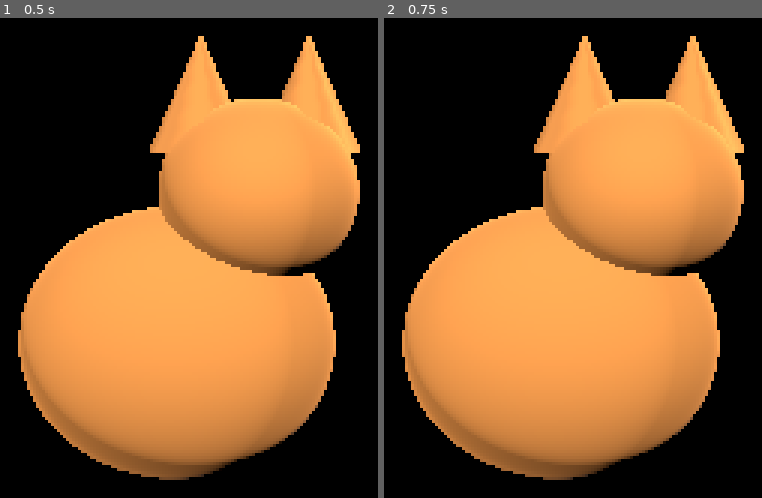
Above: before the commit, frames 1-2 (left to right).
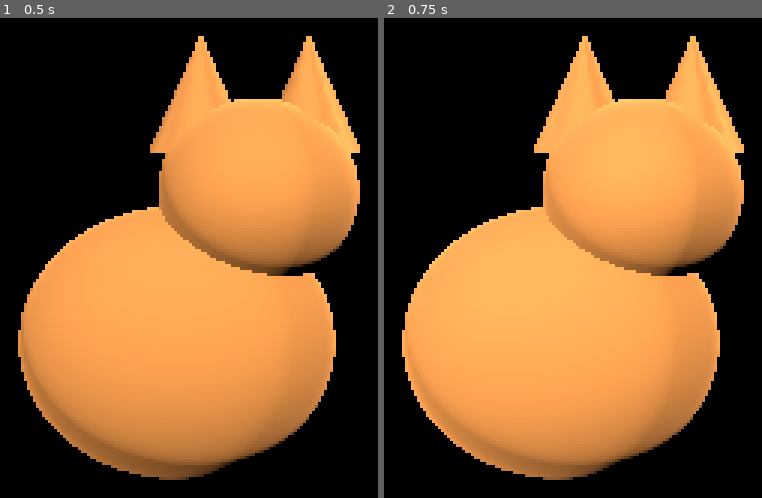
Above: after the commit, the same moments.

Repository: Apish-Man/cat
Game: Godot game, scene res://app/main.tscn
Same seed, same stepped clock (60 frames per second), same inputs: the game is played once before the commit and once after it.
Inputs (mouse positions are in pixels of both pictures, inside the frame that each line leads up to):
- Up to frame 1 (0.5 s): no input
- Up to frame 2 (0.75 s): tap Enter at 0.5 s; move the mouse to (709, 214) at 0.52 s; click (709, 214) at 0.67 s

Frame 1 is identical in both runs. In frame 2, 5.8% of the frame differs, in the area x 4-80%, y 8-97%.

Commit message:
Integrate the native desktop window, menu, motion and preference recovery

Diff:
--- a/mac/app/main.gd
+++ b/mac/app/main.gd
@@ -1,9 +1,207 @@
 extends Node3D
+
+const Motion = preload("res://core/companion_motion.gd")
+const Desktop = preload("res://desktop/desktop_space.gd")
+const Preferences = preload("res://settings/preferences.gd")
+const BASE_SIZE := 224.0
+const FOOT := Vector2(0.5, 0.855)
+
+var motion := Motion.new()
+var desktop := Desktop.new()
+var prefs := Preferences.new()
+var screen_index := 0
+var logical_size := Vector2.ONE * BASE_SIZE
+var outline := PackedVector2Array()
+var outline_dirty := true
+var menu := PopupMenu.new()
+var indicator := StatusIndicator.new()
+var since_layout := 0.0
+var current_layout: Array = []
+var last_facing := 1
+var entered_head := false
+var ready_for_input := false
 
 func _ready() -> void:
 	get_viewport().transparent_bg = true
-	Engine.max_fps = 30
-
-func _unhandled_key_input(event: InputEvent) -> void:
-	if event.is_action_pressed("ui_cancel"):
-		get_tree().quit()
+	if DisplayServer.get_name() == "headless":
+		set_process(false)
+		return
+	prefs.read()
+	screen_index = DisplayServer.get_primary_screen()
+	for i in DisplayServer.get_screen_count():
+		if desktop.screen_key(i) == prefs.screen:
+			screen_index = i
+			break
+	_resize()
+	var allowed := _bounds()
+	motion.setup(allowed.position + allowed.size * prefs.relative, allowed, Time.get_ticks_msec())
+	_place()
+	_install_menu()
+	get_window().focus_exited.connect(_cancel_capture)
+	current_layout = _layout()
+	ready_for_input = true
+	RenderingServer.frame_post_draw.connect(_refresh_outline)
+
+func _resize() -> void:
+	var extent := minf(BASE_SIZE * prefs.scale_value, minf(desktop.usable(screen_index).size.x, desktop.usable(screen_index).size.y))
+	logical_size = Vector2.ONE * maxf(1.0, extent)
+	get_window().size = Vector2i((logical_size * desktop.scale_factor()).round())
+	outline_dirty = true
+
+func _bounds() -> Rect2:
+	return desktop.foot_bounds(screen_index, logical_size, logical_size * FOOT)
+
+func _place() -> void:
+	var desired := desktop.pixel(motion.position - logical_size * FOOT)
+	if get_window().position != desired:
+		get_window().position = desired
+
+func _install_menu() -> void:
+	menu.name = "Menu"
+	indicator.add_child(menu)
+	indicator.menu = NodePath("Menu")
+	indicator.tooltip = "猫在 · CatMate"
+	indicator.icon = preload("res://desktop/menu_icon.svg")
+	add_child(indicator)
+	menu.add_item("找回小猫", 0)
+	menu.add_item("缩小", 1)
+	menu.add_item("放大", 2)
+	menu.add_check_item("省电模式", 3)
+	menu.set_item_checked(menu.get_item_index(3), prefs.eco)
+	menu.add_separator()
+	menu.add_item("退出猫在", 4)
+	menu.id_pressed.connect(_menu_action)
+
+func _menu_action(id: int) -> void:
+	match id:
+		0:
+			screen_index = DisplayServer.get_primary_screen()
+			_resize()
+			motion.set_bounds(_bounds())
+			motion.position = motion.bounds.get_center()
+			_cancel_capture()
+		1, 2:
+			prefs.scale_value = clampf(prefs.scale_value + (-0.15 if id == 1 else 0.15), 0.6, 1.5)
+			_resize()
+			motion.set_bounds(_bounds())
+		3:
+			prefs.eco = not prefs.eco
+			menu.set_item_checked(menu.get_item_index(3), prefs.eco)
+		4:
+			get_tree().quit()
+	_place()
+	_save()
+
+func _process(dt: float) -> void:
+	since_layout += dt
+	if since_layout >= 1.0:
+		since_layout = 0.0
+		var layout := _layout()
+		if layout != current_layout:
+			current_layout = layout
+			_cancel_capture()
+			screen_index = desktop.screen_at(motion.position)
+			_resize()
+			motion.set_bounds(_bounds())
+	motion.advance(dt)
+	if motion.facing != last_facing:
+		last_facing = motion.facing
+		$Character.scale.x = last_facing
+		outline_dirty = true
+	_place()
+	var walking := motion.state == Motion.State.WALK or motion.pressed
+	Engine.max_fps = (30 if prefs.eco else 60) if walking else (6 if prefs.eco else 12)
+
+func _layout() -> Array:
+	var result: Array = [desktop.scale_factor(), desktop.origin()]
+	for i in DisplayServer.get_screen_count():
+		result.append(desktop.usable(i))
+	return result
+
+func _refresh_outline() -> void:
+	if not outline_dirty or motion.pressed:
+		return
+	var image := get_viewport().get_texture().get_image()
+	if not image or image.is_empty():
+		return
+	var mask := BitMap.new()
+	mask.create_from_image_alpha(image, 0.22)
+	# Keep antialiased silhouette fringes available to the application underneath.
+	mask.grow_mask(-3, Rect2i(Vector2i.ZERO, image.get_size()))
+	var shapes := mask.opaque_to_polygons(Rect2i(Vector2i.ZERO, image.get_size()), 0.5)
+	var biggest := PackedVector2Array()
+	var largest := 0.0
+	for shape in shapes:
+		var area := 0.0
+		for i in shape.size():
+			area += shape[i].cross(shape[(i + 1) % shape.size()])
+		if absf(area) > largest:
+			largest = absf(area)
+			biggest = shape
+	if biggest.size() >= 3:
+		# Contours use grid corners. Place vertices between integer pointer positions.
+		for i in biggest.size():
+			biggest[i] += Vector2(0.5, 0.5)
+		outline = biggest
+		get_window().mouse_passthrough_polygon = outline
+		outline_dirty = false
+
+func _head_at(local: Vector2) -> bool:
+	var size_px := Vector2(get_window().size)
+	return local.y < size_px.y * 0.48
+
+func _input(event: InputEvent) -> void:
+	if not ready_for_input:
+		return
+	if event is InputEventMouseButton and event.button_index == MOUSE_BUTTON_LEFT:
+		if event.pressed:
+			motion.press(desktop.pointer(), _head_at(event.position))
+			# Maintain native capture when the pointer leaves the silhouette.
+			get_window().mouse_passthrough_polygon = PackedVector2Array()
+		elif motion.pressed:
+			motion.release(desktop.pointer())
+			get_window().mouse_passthrough_polygon = outline
+			_feedback()
+			_save()
+	elif event is InputEventMouseMotion:
+		if motion.pressed:
+			var p := desktop.pointer()
+			var next_screen := desktop.screen_at(p)
+			if next_screen != screen_index:
+				screen_index = next_screen
+				motion.set_bounds(_bounds())
+			motion.drag(p)
+			_place()
+		else:
+			var over_head := _head_at(event.position) and Geometry2D.is_point_in_polygon(event.position, outline)
+			if over_head and not entered_head:
+				motion.pet()
+				_feedback()
+			entered_head = over_head
+	elif event.is_action_pressed("ui_cancel"):
+		if motion.pressed:
+			_cancel_capture()
+		else:
+			get_tree().quit()
+
+func _feedback() -> void:
+	if motion.state == Motion.State.PETTED:
+		var tween := create_tween()
+		tween.tween_property($Fill, "light_energy", 1.25, 0.12)
+		tween.tween_property($Fill, "light_energy", 0.55, 0.17)
+
+func _cancel_capture() -> void:
+	motion.cancel_input()
+	get_window().mouse_passthrough_polygon = outline
+
+func _save() -> void:
+	var allowed := _bounds()
+	prefs.screen = desktop.screen_key(screen_index)
+	prefs.relative = (motion.position - allowed.position) / allowed.size.max(Vector2.ONE)
+	if prefs.write() != OK:
+		push_warning("无法保存桌宠偏好")
+
+func _exit_tree() -> void:
+	if ready_for_input:
+		RenderingServer.frame_post_draw.disconnect(_refresh_outline)
+		_save()
--- /dev/null
+++ b/mac/desktop/desktop_space.gd
@@ -0,0 +1,36 @@
+extends RefCounted
+## Godot macOS screen/window coordinates share a maximum backing scale.
+## The core uses logical points relative to the top-left of the primary screen.
+
+func scale_factor() -> float:
+	return maxf(1.0, DisplayServer.screen_get_max_scale())
+
+func origin() -> Vector2:
+	return Vector2(DisplayServer.screen_get_position(DisplayServer.get_primary_screen()))
+
+func point(pixel: Vector2) -> Vector2:
+	return (pixel - origin()) / scale_factor()
+
+func pixel(point_value: Vector2) -> Vector2i:
+	return Vector2i((origin() + point_value * scale_factor()).round())
+
+func pointer() -> Vector2:
+	return point(DisplayServer.mouse_get_position())
+
+func screen_at(location: Vector2) -> int:
+	var index := DisplayServer.get_screen_from_rect(Rect2i(pixel(location), Vector2i.ONE))
+	return index if index >= 0 else DisplayServer.get_primary_screen()
+
+func usable(index: int) -> Rect2:
+	var frame := DisplayServer.screen_get_usable_rect(index)
+	return Rect2(point(frame.position), Vector2(frame.size) / scale_factor())
+
+func foot_bounds(index: int, extent: Vector2, anchor: Vector2) -> Rect2:
+	var area := usable(index)
+	return Rect2(area.position + anchor, (area.size - extent).max(Vector2.ZERO))
+
+func screen_key(index: int) -> String:
+	# Geometry fingerprint; when a layout changes, resolve on the primary display.
+	var rect := usable(index)
+	return "%d,%d,%d,%d" % [roundi(rect.position.x), roundi(rect.position.y),
+			roundi(rect.size.x), roundi(rect.size.y)]
--- /dev/null
+++ b/mac/desktop/menu_icon.svg
@@ -0,0 +1,4 @@
+<svg xmlns="http://www.w3.org/2000/svg" width="18" height="18" viewBox="0 0 18 18">
+  <path fill="#999" stroke="#555" stroke-width=".8" d="M2 9 2.2 2l4.5 2.8a9 9 0 0 1 4.6 0L15.8 2l.2 7c1.2 3.8-1.9 7-7 7s-8.2-3.2-7-7Z"/>
+  <path fill="none" stroke="#222" stroke-linecap="round" stroke-width="1.4" d="m5 9 1.5.3M13 9l-1.5.3M8.5 12h1"/>
+</svg>
--- a/mac/project.godot
+++ b/mac/project.godot
@@ -16,5 +16,6 @@
 window/per_pixel_transparency/allowed=true
 
 [rendering]
+textures/vram_compression/import_etc2_astc=true
 renderer/rendering_method="gl_compatibility"
 environment/defaults/default_clear_color=Color(0, 0, 0, 0)
--- /dev/null
+++ b/mac/settings/preferences.gd
@@ -0,0 +1,45 @@
+extends RefCounted
+
+var path := "user://preview-preferences.cfg"
+var writable := true
+var scale_value := 1.0
+var eco := false
+var screen := ""
+var relative := Vector2(0.75, 0.75)
+
+func read() -> void:
+	var config := ConfigFile.new()
+	if not FileAccess.file_exists(path):
+		return
+	if config.load(path) != OK:
+		var backup := "%s.broken-%d" % [path, Time.get_ticks_usec()]
+		writable = DirAccess.rename_absolute(path, backup) == OK
+		return
+	if config.get_value("preview", "version", 0) != 1:
+		writable = false
+		return
+	var size_value = config.get_value("preview", "scale", 1.0)
+	if (size_value is float or size_value is int) and is_finite(float(size_value)):
+		scale_value = clampf(float(size_value), 0.6, 1.5)
+	var energy = config.get_value("preview", "eco", false)
+	if energy is bool:
+		eco = energy
+	var saved_screen = config.get_value("preview", "screen", "")
+	if saved_screen is String:
+		screen = saved_screen
+	var saved_position = config.get_value("preview", "position", relative)
+	if saved_position is Vector2 and saved_position.is_finite():
+		relative = saved_position.clamp(Vector2.ZERO, Vector2.ONE)
+
+func write() -> Error:
+	if not writable:
+		return OK
+	var config := ConfigFile.new()
+	config.set_value("preview", "version", 1)
+	config.set_value("preview", "scale", scale_value)
+	config.set_value("preview", "eco", eco)
+	config.set_value("preview", "screen", screen)
+	config.set_value("preview", "position", relative)
+	var temporary := path + ".tmp"
+	var err := config.save(temporary)
+	return DirAccess.rename_absolute(temporary, path) if err == OK else err
--- /dev/null
+++ b/mac/tests/desktop_test.gd
@@ -0,0 +1,52 @@
+extends SceneTree
+## Run on macOS using the real renderer. Captures only the application's viewport.
+const Main = preload("res://app/main.tscn")
+var failures := 0
+
+func check(condition: bool, label: String) -> void:
+	if not condition:
+		push_error(label)
+		failures += 1
+
+func _initialize() -> void:
+	run.call_deferred()
+
+func run() -> void:
+	var temporary := DirAccess.create_temp("catmate-window-test")
+	if temporary == null:
+		quit(1)
+		return
+	var runtime = Main.instantiate()
+	runtime.prefs.path = temporary.get_current_dir().path_join("prefs.cfg")
+	root.add_child(runtime)
+	await create_timer(0.65).timeout
+	check(runtime.outline.size() > 5, "silhouette read from rendered alpha")
+	var image := root.get_texture().get_image()
+	check(image.get_pixel(0, 0).a < 0.01, "viewport corner is transparent")
+	check(image.get_pixel(image.get_width()/2, image.get_height()/2).a > 0.8, "cat opaque")
+	var samples := 0
+	var false_hits := 0
+	for y in range(0, image.get_height(), 3):
+		for x in range(0, image.get_width(), 3):
+			if Geometry2D.is_point_in_polygon(Vector2(x,y), runtime.outline):
+				samples += 1
+				if image.get_pixel(x,y).a < 0.05:
+					if false_hits == 0:
+						print("Unexpected transparent hit at ", Vector2i(x, y))
+					false_hits += 1
+	check(samples > 60 and false_hits == 0, "silhouette outside visible cat")
+	if OS.get_cmdline_user_args().size() == 1:
+		check(image.save_png(OS.get_cmdline_user_args()[0]) == OK, "preview image saved")
+	var old_size: Vector2i = root.size
+	runtime._menu_action(2)
+	check(root.size.x > old_size.x, "size action changes OS window")
+	runtime._menu_action(3)
+	check(runtime.prefs.eco, "power preference")
+	runtime._menu_action(0)
+	check(runtime.motion.position.is_equal_approx(runtime.motion.bounds.get_center()), "locate")
+	var registered: bool = NativeMenu.has_feature(NativeMenu.FEATURE_POPUP_MENU) and runtime.indicator.get_rect().size.x > 0
+	check(registered, "native menu bar item registered")
+	print("desktop test: drawn=", samples, " false_hits=", false_hits, " native menu=", registered, " failures=", failures)
+	runtime.queue_free()
+	await process_frame
+	quit(1 if failures else 0)
--- /dev/null
+++ b/mac/tests/preferences_test.gd
@@ -0,0 +1,48 @@
+extends SceneTree
+
+const Prefs = preload("res://settings/preferences.gd")
+var failures := 0
+
+func check(condition: bool, label: String) -> void:
+	if not condition:
+		push_error(label)
+		failures += 1
+
+func _initialize() -> void:
+	var folder := DirAccess.create_temp("catmate-prefs")
+	if folder == null:
+		push_error("Could not create test directory")
+		quit(1)
+		return
+	var prefs := Prefs.new()
+	prefs.path = folder.get_current_dir().path_join("prefs.cfg")
+	prefs.eco = true
+	prefs.relative = Vector2(0.85, 0.16)
+	check(prefs.write() == OK, "atomic save")
+	var loaded := Prefs.new()
+	loaded.path = prefs.path
+	loaded.read()
+	check(loaded.eco and loaded.relative.is_equal_approx(prefs.relative), "restart round trip")
+	var cfg := ConfigFile.new()
+	cfg.set_value("preview", "version", 1)
+	cfg.set_value("preview", "scale", 30)
+	cfg.set_value("preview", "position", Vector2(-2, 5))
+	cfg.save(prefs.path)
+	loaded.read()
+	check(loaded.scale_value == 1.5 and loaded.relative == Vector2(0, 1), "invalid ranges")
+	cfg.set_value("preview", "version", 9)
+	cfg.save(prefs.path)
+	var original := FileAccess.get_file_as_bytes(prefs.path)
+	loaded.read()
+	loaded.write()
+	check(FileAccess.get_file_as_bytes(prefs.path) == original, "preserve future schema")
+	var broken := FileAccess.open(prefs.path, FileAccess.WRITE)
+	broken.store_string("[invalid")
+	broken.close()
+	var recovered := Prefs.new()
+	recovered.path = prefs.path
+	recovered.read()
+	check(recovered.writable and recovered.scale_value == 1.0, "recover corrupt file")
+	check(not FileAccess.file_exists(prefs.path) and folder.get_files().size() == 1, "backup kept")
+	print("preferences test failures: ", failures)
+	quit(1 if failures else 0)
Not shown, added: mac/desktop/desktop_space.gd.uid
Not shown, added: mac/desktop/menu_icon.svg.import
Not shown, changed: mac/export_presets.cfg
Not shown, added: mac/settings/preferences.gd.uid
Not shown, added: mac/tests/desktop_test.gd.uid
Not shown, added: mac/tests/preferences_test.gd.uid
Not shown, added: tools/build_macos.sh
